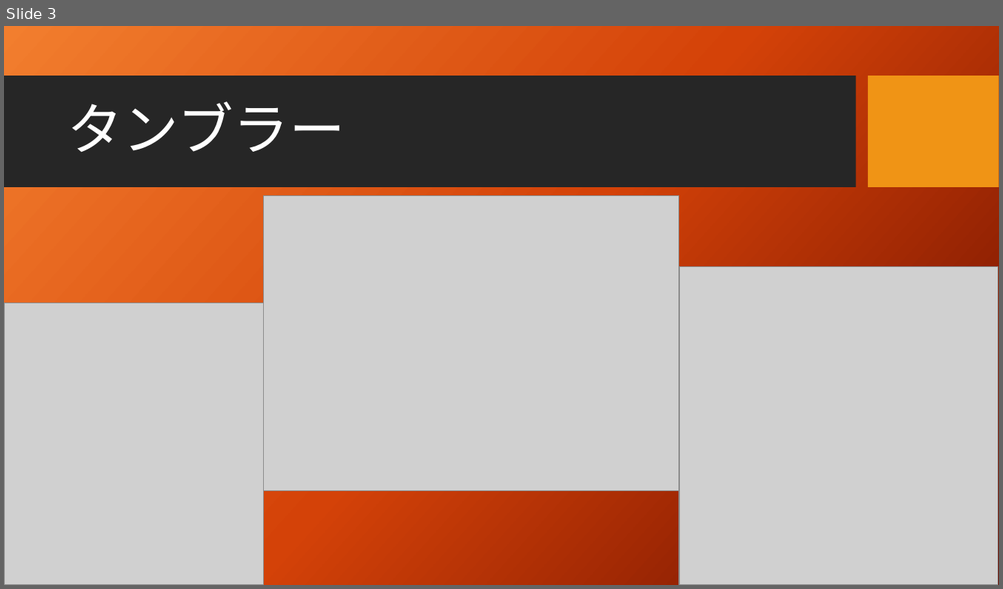
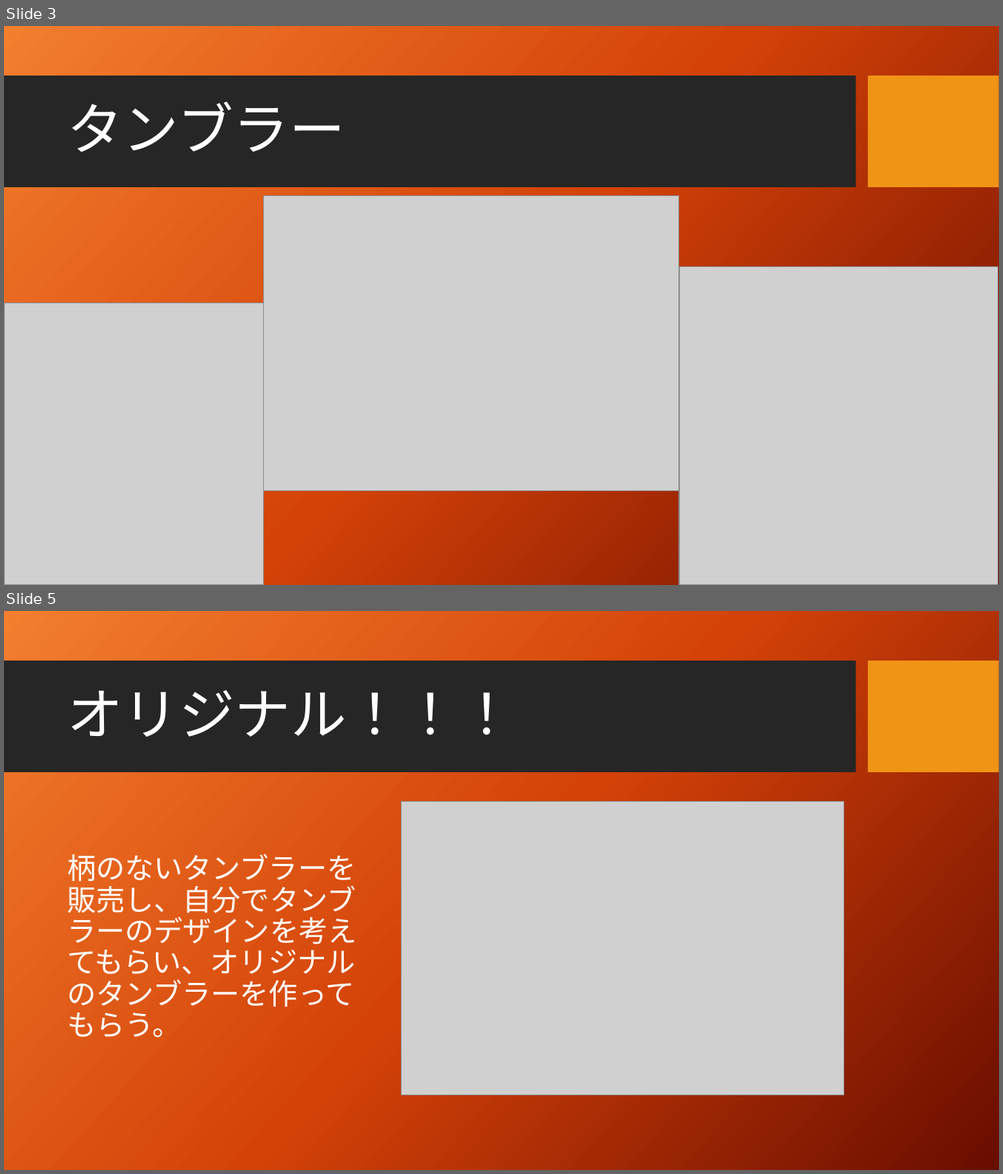
Before and after one commit to tamauniv-2015-it2/it2-class02-tanaka, a slide deck: cafe-nakajibrothers/IT活用法、カフェ.pptx. Shown one above the other, each under a label of ours: slide 3 before the commit, slides 3 and 5 after it; the slides between them are not shown. The pictures are 1003x589 and 1003x1174 pixels, drawn with LibreOffice and Linux fonts; fonts in the diff are those of the drawing; grey boxes stand for pictures; background and template pictures are left out. Boxes give left, top, right and bottom in pixels: in the first picture for what was removed or moved away, otherwise in the second. Text is boxed around its words. In the diff, an @@ line names an element or a change of style, - is before the commit and + after.

Commit message:
12月2日

```diff
--- a/cafe-nakajibrothers/IT活用法、カフェ.pptx
+++ b/cafe-nakajibrothers/IT活用法、カフェ.pptx
@@ slide 5 added at [4,611,999,1170], background picture (left out); not listed: 2 template elements that a slide beside it also shows @@
@@ title added at [67,690,515,737], 54 pt, text #FFFFFF @@
+オリジナル！！！
@@ picture added at [401,802,843,1096] @@
@@ text added at [67,854,356,1038], 28 pt, text #FFFFFF @@
+柄のないタンブラーを販売し、自分でタンブラーのデザインを考えてもらい、オリジナルのタンブラーを作ってもらう。
```
Also in this commit, not shown: 1 slide changed, 1 other slide added, 1 slide removed.
